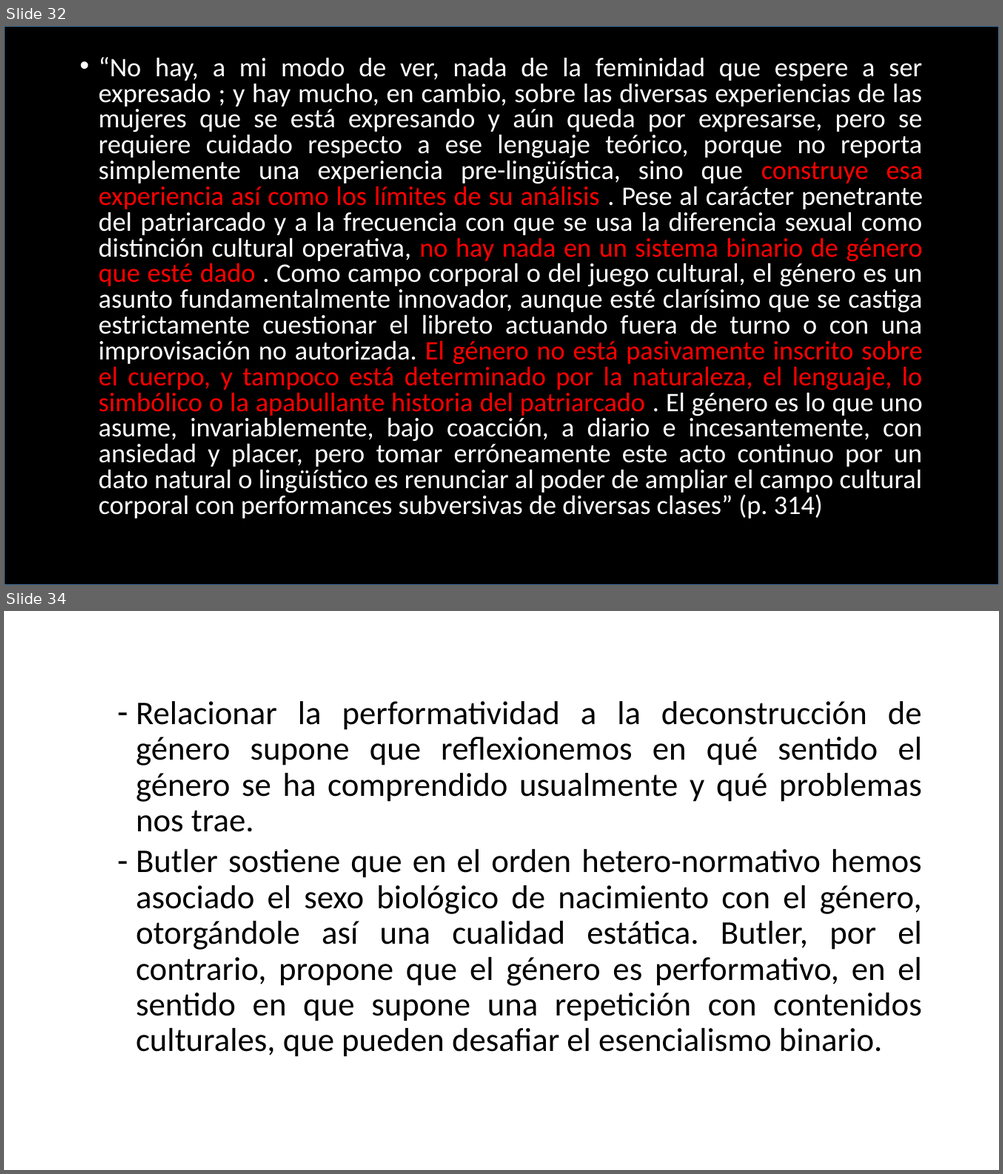
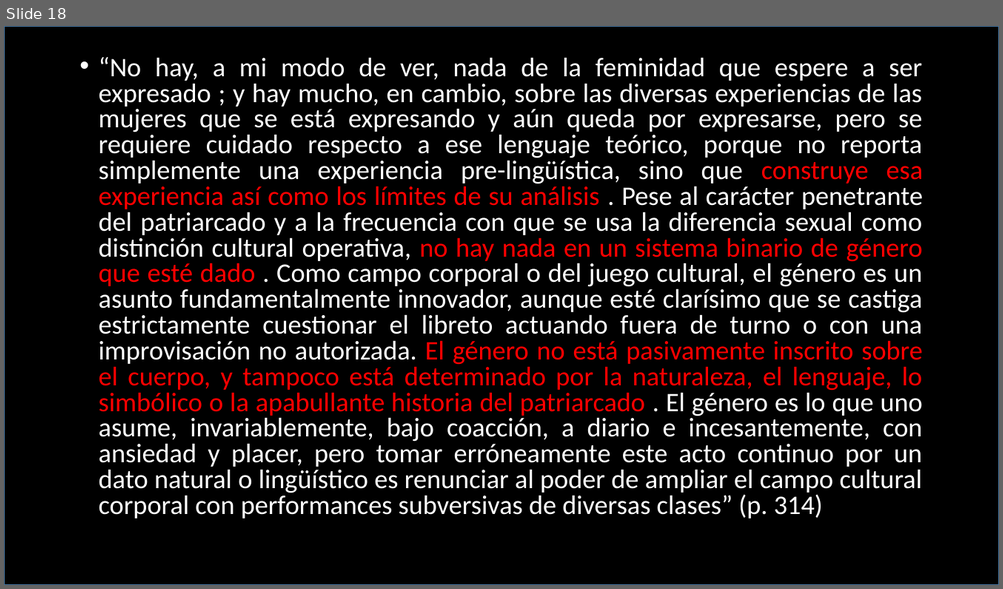
Before and after one commit to zaboltar/zaboltar.github.io, a slide deck: assets uarm/2019 sol-penscri-justfilpol/Documentos para S E B/Judith Butler-Resumen.pptx. Shown one above the other, each under a label of ours: slides 32 and 34 before the commit, slide 18 after it; the slides between them are not shown. The pictures are 1003x1174 and 1003x589 pixels, drawn with LibreOffice and Linux fonts; fonts in the diff are those of the drawing. Boxes give left, top, right and bottom in pixels: in the first picture for what was removed or moved away, otherwise in the second. Text is boxed around its words. In the diff, an @@ line names an element or a change of style, - is before the commit and + after.

```diff
--- a/assets uarm/2019 sol-penscri-justfilpol/Documentos para S E B/Judith Butler-Resumen.pptx
+++ b/assets uarm/2019 sol-penscri-justfilpol/Documentos para S E B/Judith Butler-Resumen.pptx
@@ slide 34 removed at [4, 611, 999, 1170], background #FFFFFF @@
@@ text removed at [136, 701, 922, 1057] @@
-  – Relacionar la performatividad a la deconstrucción de género supone que reflexionemos en qué sentido el género se ha comprendido usualmente y qué problemas nos trae.
-  – Butler sostiene que en el orden hetero-normativo hemos asociado el sexo biológico de nacimiento con el género, otorgándole así una cualidad estática. Butler, por el contrario, propone que el género es performativo, en el sentido en que supone una repetición con contenidos culturales, que pueden desafiar el esencialismo binario.
@@ what was slide 32 is now slide 18 @@
```
Also in this commit, not shown: 6 slides changed, 15 other slides removed, 10 other files.
